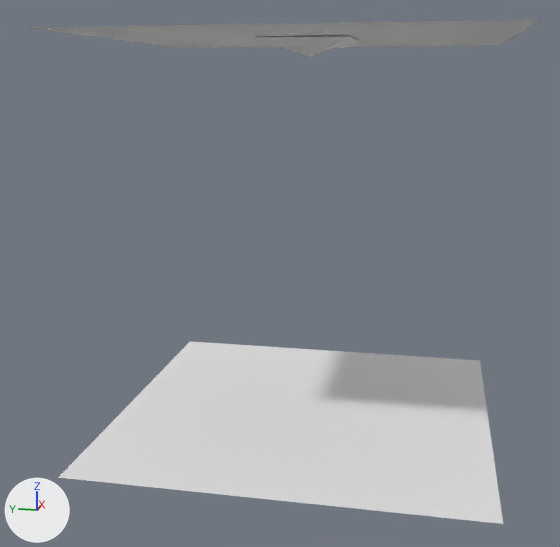
Renders of the Blender file Assets/Models/corridor_0walls_v2.blend from each side of a commit.
Before and after are seen from a camera (50 mm lens) standing at (-10.05, -1.64, 1.96) and looking at (-0.19, 0.33, -0.51). The lights are fixed; the arrows at lower left show +X, +Y and +Z.

Before the edit, the objects in view are built like this:
```python
me_cube = bpy.data.meshes.new('Cube')
me_cube.from_pydata(...)  # 26 vertices, 10 faces; spans x -2.5..2.5, y -2.5..2.5, z -2.5..2.5
# faces by material slot: [1, 4, 5]
me_cube.materials.append(mat_corridorwalls)  # white #e7e7e7
me_cube.materials.append(mat_corridorflooredgeandposts)  # white #e7e7e7
me_cube.materials.append(mat_corridorcarpet)  # white #e7e7e7
me_cube_001 = bpy.data.meshes.new('Cube.001')
me_cube_001.from_pydata(...)  # 13 vertices, 16 faces; spans x -0.575..0.575, y -0.575..0.575, z 2.136..2.357
me_cube_001.materials.append(mat_corridorlamp)  # white #e7e7e7
me_cube_002 = bpy.data.meshes.new('Cube.002')
me_cube_002.from_pydata(...)  # 63 vertices, 41 faces; spans x -0.26..0.07, y -0.82..0.82, z -2.49..0.99
# faces by material slot: [14, 15, 1, 1, 9, 1]
me_cube_002.materials.append(mat_door)  # white #e7e7e7
me_cube_002.materials.append(mat_lock)  # white #e7e7e7
me_cube_002.materials.append(mat_cardslit)  # white #e7e7e7
me_cube_002.materials.append(mat_locklight)  # white #e7e7e7
me_cube_002.materials.append(mat_handle)  # white #e7e7e7
me_cube_002.materials.append(mat_doornumber)  # white #e7e7e7
ob_corridor = bpy.data.objects.new('Corridor', me_cube)
ob_corridor.location = (0.0, 0.0, 0.0)
ob_corridorlamp = bpy.data.objects.new('CorridorLamp', me_cube_001)
ob_corridorlamp.location = (0.0, 0.0, 0.13)
ob_door = bpy.data.objects.new('Door', me_cube_002)
ob_door.location = (0.0, 0.0, 0.0)
ob_door.hide_viewport = True
```
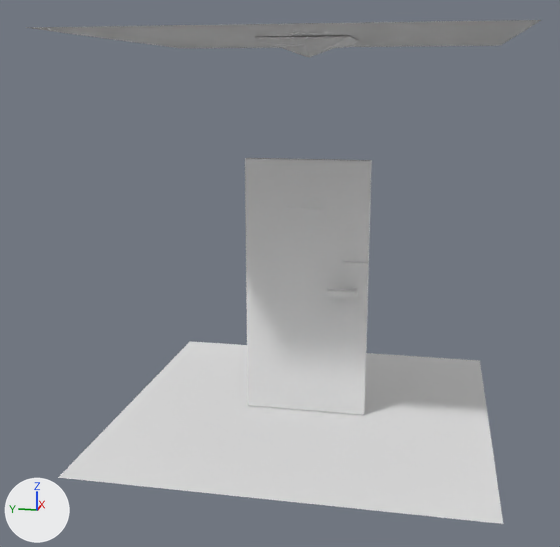
Boxes (x1, y1, x2, y2) around the edits, measured in the pictures (560 x 547 px):
'Door', shown
    after: (245, 158, 372, 415)

What changed in the scene script:
```text
Change ob_door:
    remove ob_door.hide_viewport = True
```
